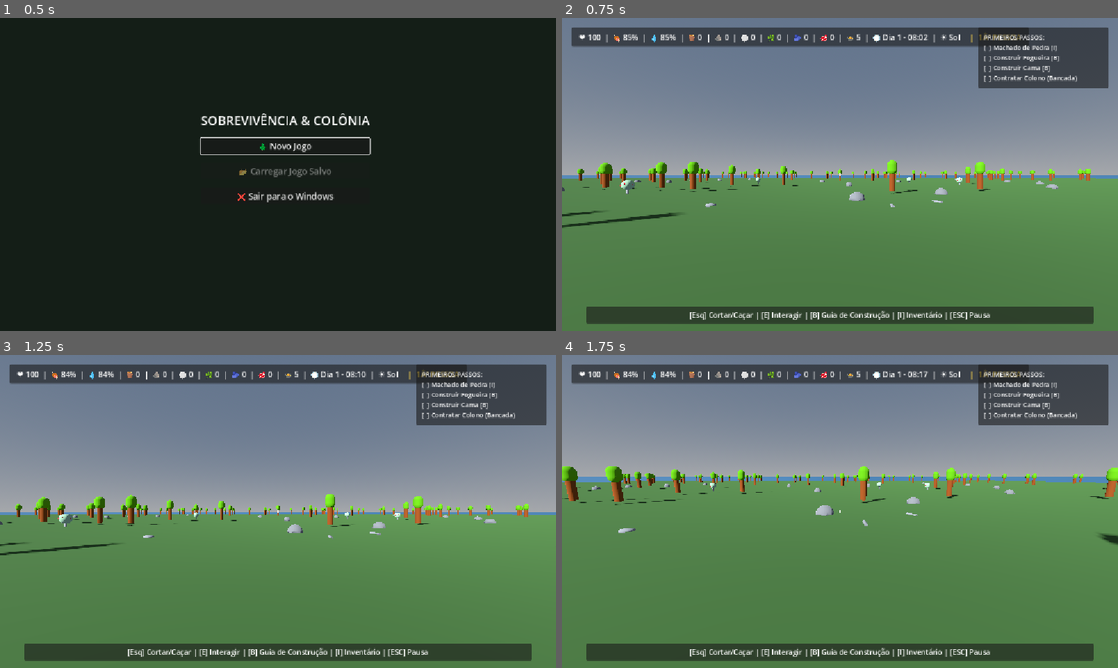
Above: before the commit, frames 1-4 (two rows, left to right).
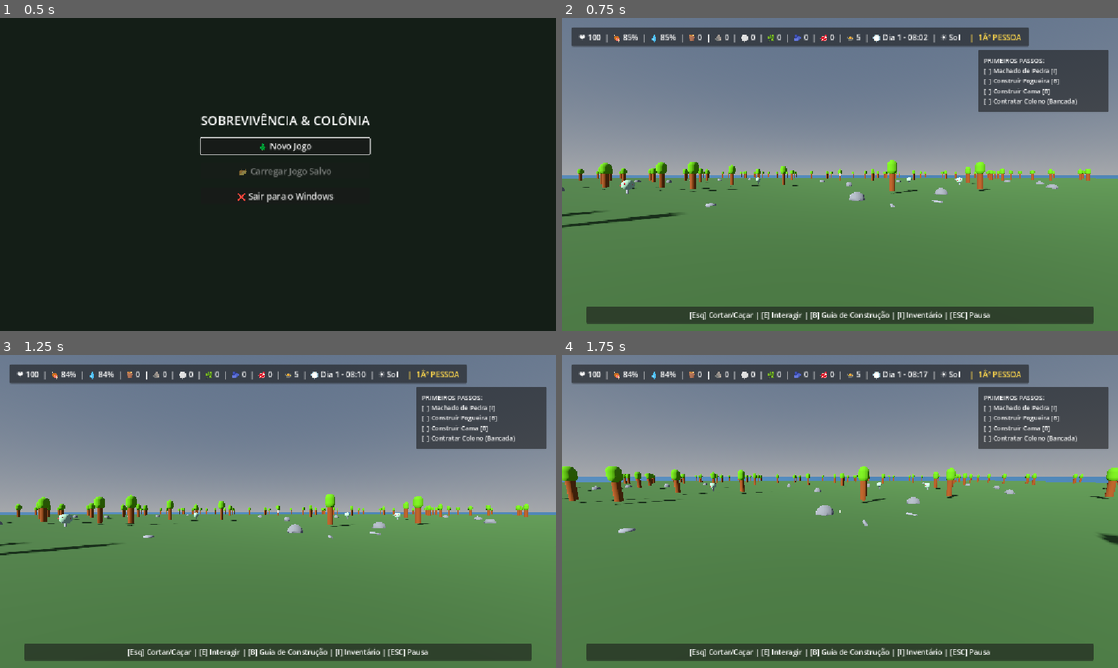
Above: after the commit, the same moments.

Repository: joaomagdaleno/prototipo-colonia
Game: Godot game, scene res://ui/MenuPrincipal.tscn
Same seed, same stepped clock (60 frames per second), same inputs: the game is played once before the commit and once after it.
Inputs (mouse positions are in pixels of both pictures, inside the frame that each line leads up to):
- Up to frame 1 (0.5 s): no input
- Up to frame 2 (0.75 s): click "🌲 Novo Jogo" at 0.5 s
- Up to frame 3 (1.25 s): no input
- Up to frame 4 (1.75 s): tap Enter (ui_accept) at 1.25 s; move the mouse to (867, 511) at 1.27 s; press the mouse at (867, 511) at 1.28 s; hold W (mover_frente) from 1.28 s (still down); tap Space (pular) at 1.52 s

Frame 1 is identical in both runs. In frame 2, 3.9% of the frame differs, in the area x 74-99%, y 3-30%; in frame 3, 3.9%; in frame 4, 3.9%.

Commit message:
Adjust HUD objectives panel layout
Updates `ui/hud.gd` to reposition and resize the objectives panel in `_montar_hud_base()`, moving it lower on the screen and increasing its height to improve HUD spacing.

Diff:
--- a/ui/hud.gd
+++ b/ui/hud.gd
@@ -138,8 +138,8 @@
 
 	painel_objetivos = PanelContainer.new()
 	painel_objetivos.set_anchors_preset(Control.PRESET_TOP_RIGHT)
-	painel_objetivos.offset_left = -290; painel_objetivos.offset_top = 20
-	painel_objetivos.offset_right = -20; painel_objetivos.offset_bottom = 145
+	painel_objetivos.offset_left = -290; painel_objetivos.offset_top = 66
+	painel_objetivos.offset_right = -20; painel_objetivos.offset_bottom = 195
 	painel_objetivos.mouse_filter = Control.MOUSE_FILTER_IGNORE
 	add_child(painel_objetivos)
 	var m_obj = MarginContainer.new()
